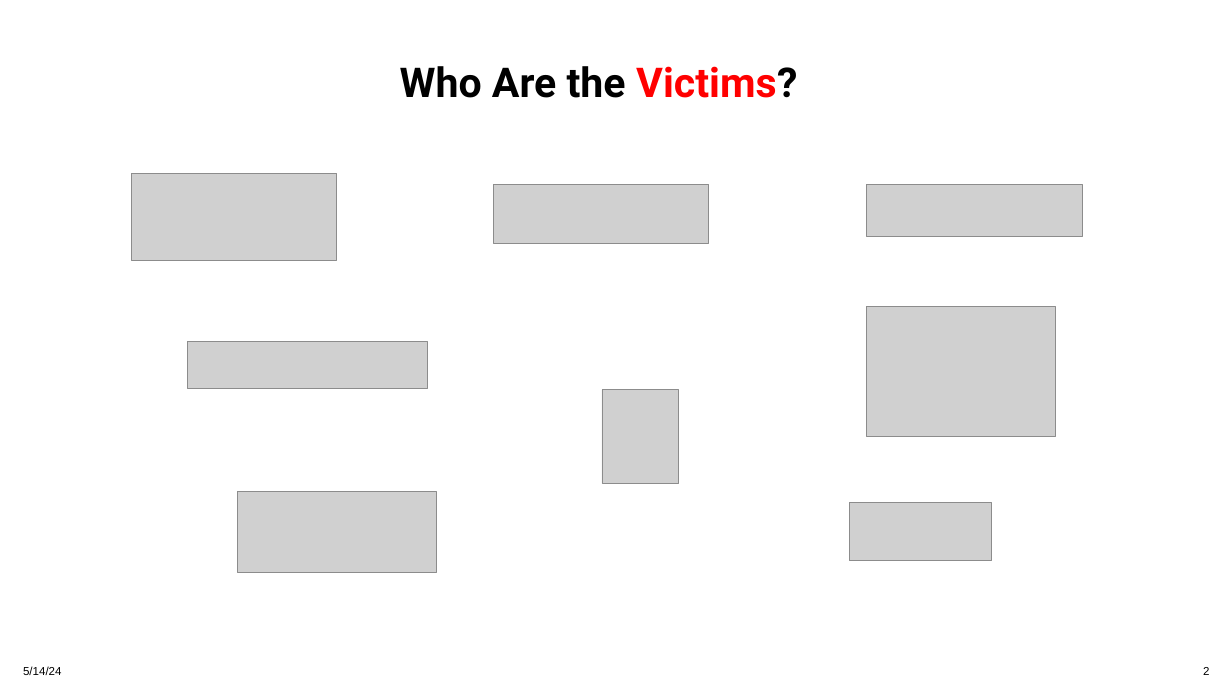
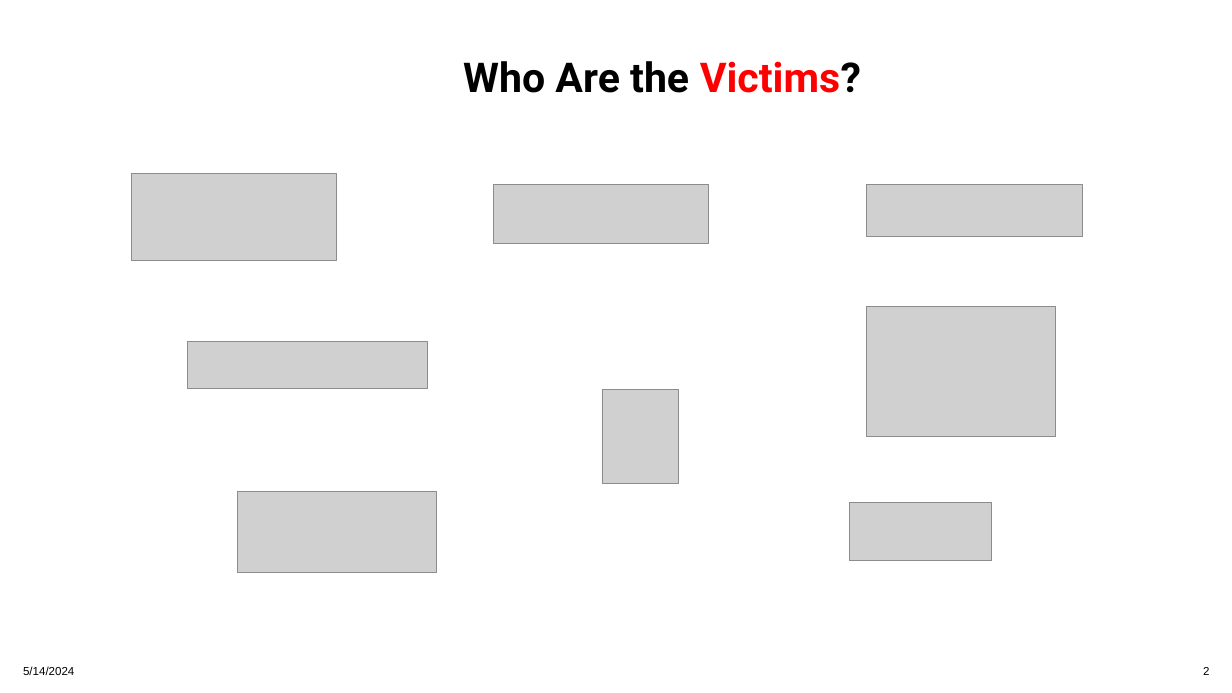
Before and after one commit to tahidul94/UNO_contest2, a slide deck: slide 2 of Md_Tahidul_Islam.pptx. Drawn at 1232x693 pixels with LibreOffice and Linux fonts; fonts in the diff are those of the drawing; grey boxes stand for pictures. Boxes give left, top, right and bottom in pixels: in the first picture for what was removed or moved away, otherwise in the second. Text is boxed around its words. In the diff, an @@ line names an element or a change of style, - is before the commit and + after.

```diff
--- a/Md_Tahidul_Islam.pptx
+++ b/Md_Tahidul_Islam.pptx
@@ text "Who Are the Victims?": place and size @@
-text "Who Are the Victims?" at (400,66,797,98)
+text "Who Are the Victims?" at (463,61,861,93)
@@ text at (23,666,74,675): text changed @@
-5/14/24
+5/14/2024
```
Also in this commit, not shown: 11 other slides changed.
